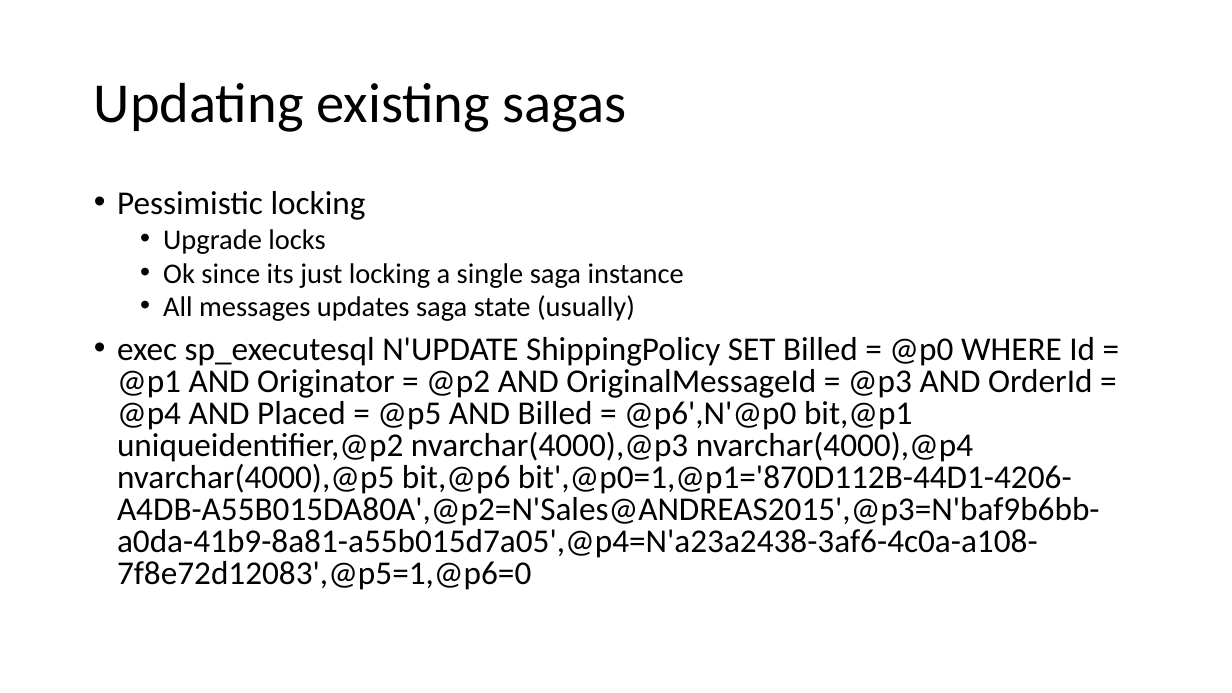
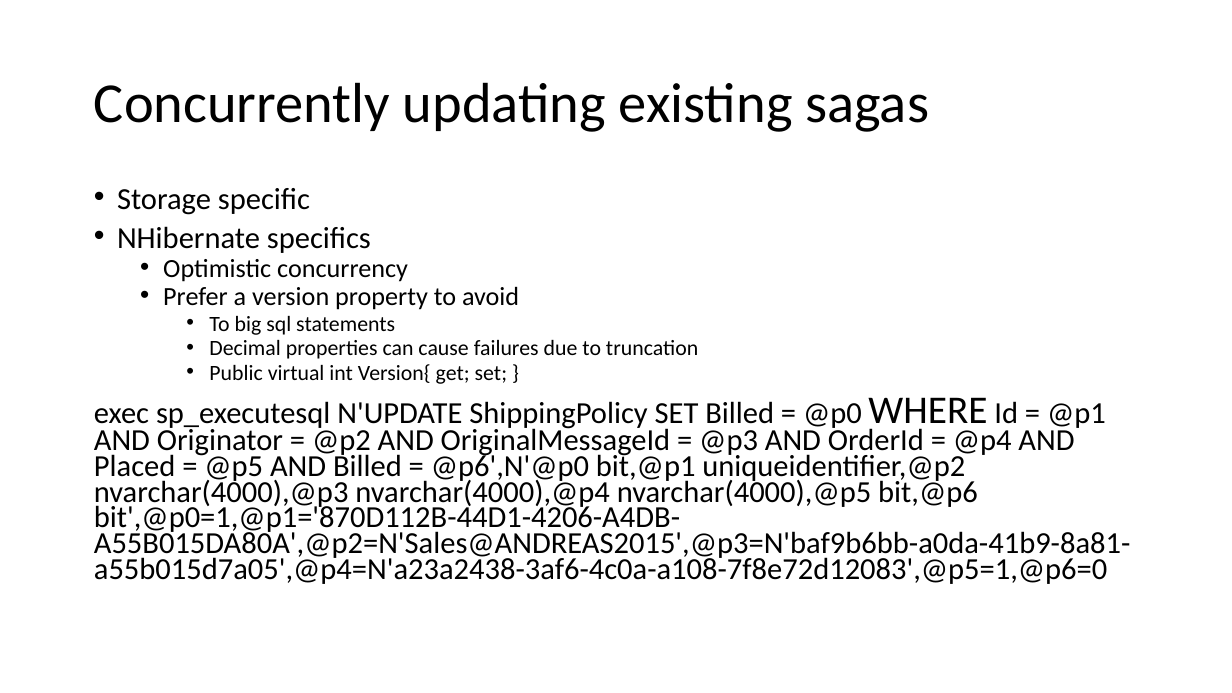
Before and after one commit to Particular/SagaMasterClass, a slide deck: slide 22 of SagaMasterClass.pptx. Drawn at 1232x693 pixels with LibreOffice and Linux fonts; fonts in the diff are those of the drawing. Boxes give left, top, right and bottom in pixels: in the first picture for what was removed or moved away, otherwise in the second. Text is boxed around its words. In the diff, an @@ line names an element or a change of style, - is before the commit and + after.

Commit message:
More concurrency

```diff
--- a/SagaMasterClass.pptx
+++ b/SagaMasterClass.pptx
@@ title at [94, 82, 929, 132]: text changed @@
-Updating existing sagas
+Concurrently updating existing sagas
@@ text at [117, 188, 698, 384]: text changed; size 22.2 to 17 pt @@
-• Pessimistic locking
-  • Upgrade locks
-  • Ok since its just locking a single saga instance
-  • All messages updates saga state (usually)
+• Storage specific
+• NHibernate specifics
+  • Optimistic concurrency
+  • Prefer a version property to avoid
+    • To big sql statements
+    • Decimal properties can cause failures due to truncation
+    • Public virtual int Version{ get; set; }
@@ text at [94, 397, 1130, 584]: size 25.9 to 23.8 pt in "exec sp_executesql N'UPDATE ShippingPolicy SET Billed = ..."; size 25.9 to 30.6 pt in "WHERE"; bullet • to none; line spacing 0.8 to 0.7 @@
```
Also in this commit, not shown: 11 other slides changed, 1 other file.
